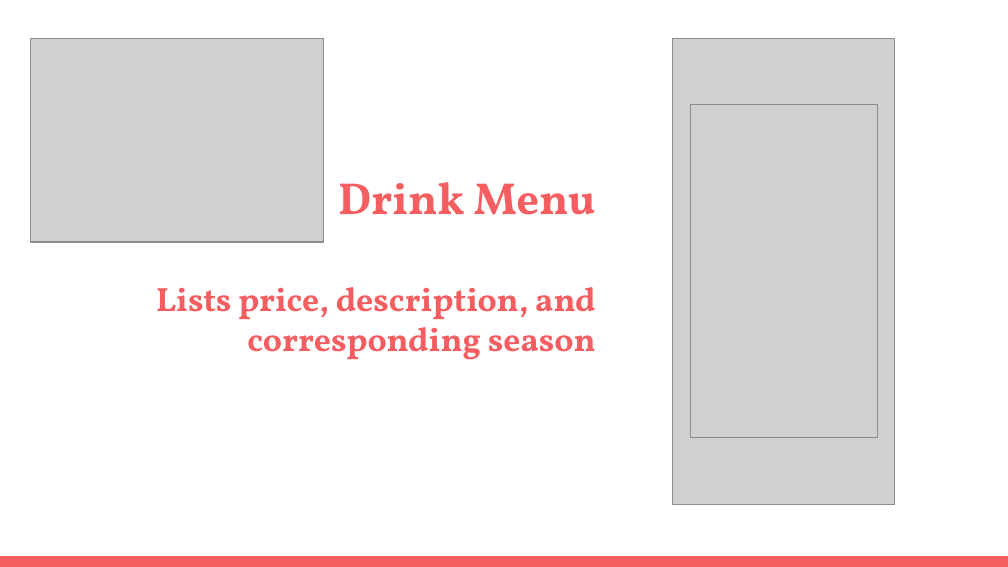
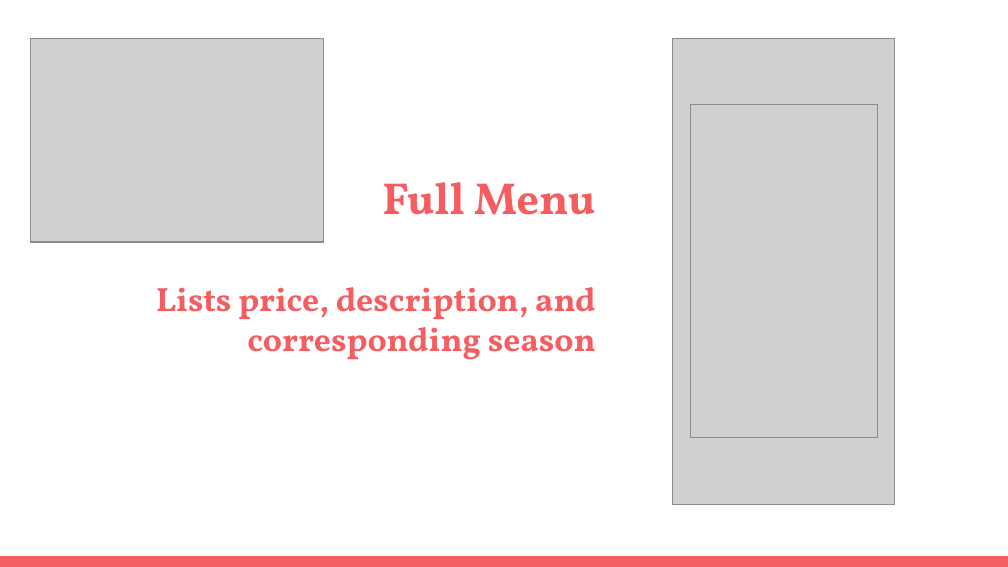
Before and after one commit to michelle-lawrence/ARL_RFE_Application, a slide deck: slide 19 of CS347 Final Project.pptx. Drawn at 1008x567 pixels with LibreOffice and Linux fonts; fonts in the diff are those of the drawing; grey boxes stand for pictures. Boxes give left, top, right and bottom in pixels: in the first picture for what was removed or moved away, otherwise in the second. Text is boxed around its words. In the diff, an @@ line names an element or a change of style, - is before the commit and + after.

Commit message:
final final ppt

```diff
--- a/CS347 Final Project.pptx
+++ b/CS347 Final Project.pptx
@@ title at bbox=[382, 182, 596, 215]: text changed @@
-Drink Menu
+Full Menu
```
Also in this commit, not shown: 1 slide added.
